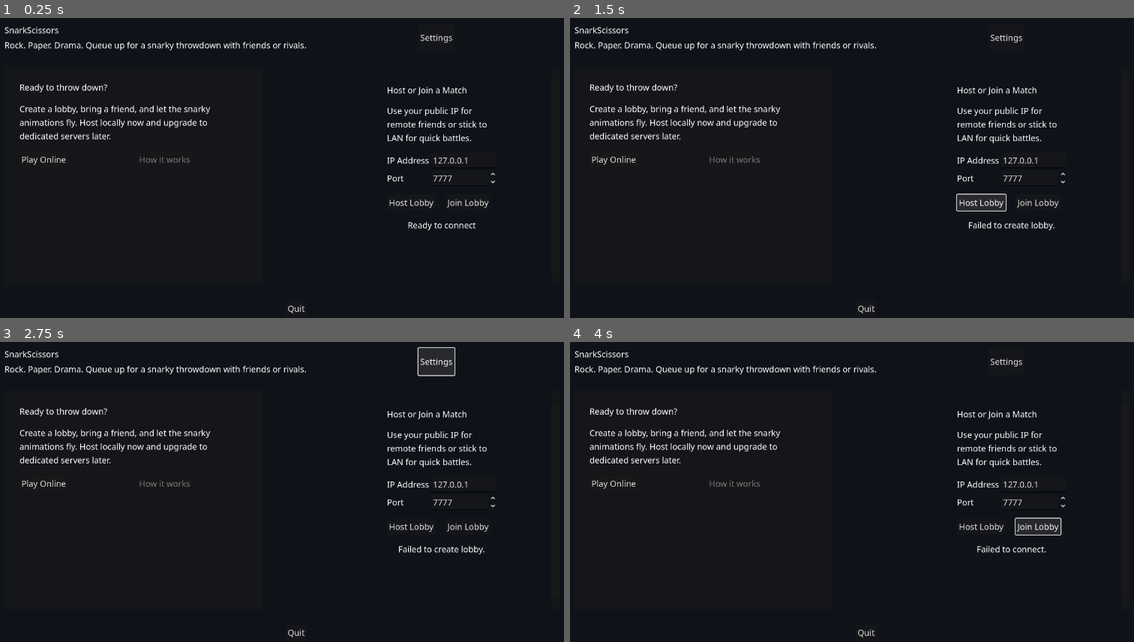
Above: before the commit, frames 1-4 (two rows, left to right).
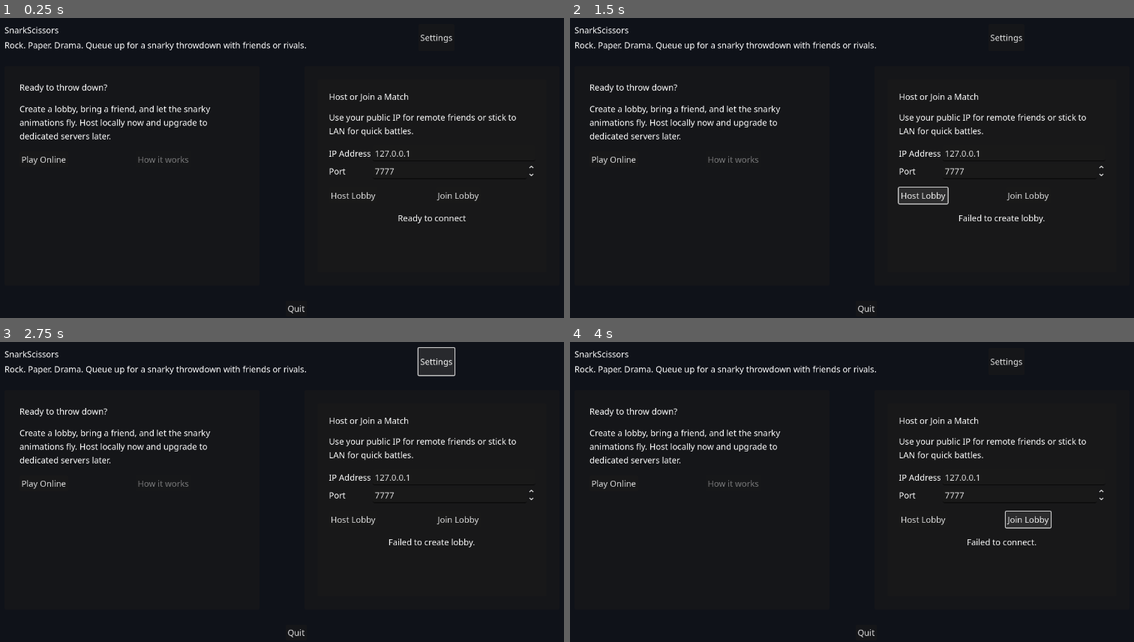
Above: after the commit, the same moments.

Repository: LordLobotom/SnarkScissors
Game: Godot game, scene res://scenes/MainMenu.tscn
Two runs of this game, one before a commit and one after it. Both use one fixed random seed, a clock stepped at 60 frames per second and the inputs below.
Inputs:
- Up to frame 1 (0.25 s): no input
- Up to frame 2 (1.5 s): tap Enter at 0.5 s; click "Host Lobby" at 1.25 s
- Up to frame 3 (2.75 s): click "Settings" at 2 s
- Up to frame 4 (4 s): click "Play Online" at 2.75 s; click "Join Lobby" at 3.5 s

The runs differ from the first frame. In frame 1, 2.3% of the frame differs, in the area x 24-95%, y 23-71%; in frame 2, 3.0%; in frame 3, 2.4%; in frame 4, 2.7%.

Commit message:
Fix signal shadowing and UI layout issues
- Rename 'ready' parameters to 'is_ready' to avoid shadowing Node's built-in signal
- Fix MainMenu UI layout: remove hard-coded negative offsets causing overflow
- Set proper minimum size (450px) for InteractionPanel
- Adjust HeroSpacer to fixed width for better layout balance
- UI now properly fits 1280x720 window without content overflow

🤖 Generated with [Claude Code](https://claude.com/claude-code)

Co-Authored-By: Claude <noreply@anthropic.com>

Diff:
--- a/scenes/MainMenu.tscn
+++ b/scenes/MainMenu.tscn
@@ -132,14 +132,15 @@
 text = "How it works"
 
 [node name="HeroSpacer" type="Control" parent="MainMargin/MainVBox/Content"]
-layout_mode = 2
-size_flags_horizontal = 3
+custom_minimum_size = Vector2(32, 0)
+layout_mode = 2
+size_flags_horizontal = 0
 size_flags_vertical = 3
 
 [node name="InteractionPanel" type="Panel" parent="MainMargin/MainVBox/Content"]
-custom_minimum_size = Vector2(18, 0)
-layout_mode = 2
-size_flags_horizontal = 4
+custom_minimum_size = Vector2(450, 0)
+layout_mode = 2
+size_flags_horizontal = 3
 size_flags_vertical = 3
 
 [node name="InteractionMargin" type="MarginContainer" parent="MainMargin/MainVBox/Content/InteractionPanel"]
@@ -147,10 +148,6 @@
 anchors_preset = 15
 anchor_right = 1.0
 anchor_bottom = 1.0
-offset_left = -28.0
-offset_top = 2.0
-offset_right = 28.0
-offset_bottom = 2.0
 grow_horizontal = 2
 grow_vertical = 2
 theme_override_constants/margin_left = 28
@@ -173,10 +170,6 @@
 anchors_preset = 15
 anchor_right = 1.0
 anchor_bottom = 1.0
-offset_left = -374.0
-offset_top = -16.0
-offset_right = -110.0
-offset_bottom = -16.0
 grow_horizontal = 2
 grow_vertical = 2
 theme_override_constants/margin_left = 24
--- a/scripts/MainMenu.gd
+++ b/scripts/MainMenu.gd
@@ -102,15 +102,15 @@
 	for player in NetworkManager.get_connected_players():
 		add_player_to_list(player.id, player.name, player.ready)
 
-func add_player_to_list(player_id: int, player_name: String, ready: bool):
+func add_player_to_list(player_id: int, player_name: String, is_ready: bool):
 	var player_item: Control = PLAYER_ITEM_SCENE.instantiate()
 	players_list.add_child(player_item)
-	player_item.setup(player_id, player_name, ready)
+	player_item.setup(player_id, player_name, is_ready)
 	player_items[player_id] = player_item
 
-func update_player_ready_status(player_id: int, ready: bool):
+func update_player_ready_status(player_id: int, is_ready: bool):
 	if player_id in player_items and is_instance_valid(player_items[player_id]):
-		player_items[player_id].update_status(ready)
+		player_items[player_id].update_status(is_ready)
 
 	if NetworkManager.is_host:
 		var can_start = NetworkManager.is_all_players_ready() and NetworkManager.get_player_count() >= 2
--- a/scripts/NetworkManager.gd
+++ b/scripts/NetworkManager.gd
@@ -136,14 +136,14 @@
 		game_scene_ref.receive_player_choice(player_id, choice)
 
 @rpc("any_peer", "call_local", "reliable")
-func sync_player_ready(player_id: int, ready: bool):
+func sync_player_ready(player_id: int, is_ready: bool):
 	"""Synchronizuje ready stav hráče"""
-	print("Aktualizace ready stavu hráče ", player_id, ": ", ready)
+	print("Aktualizace ready stavu hráče ", player_id, ": ", is_ready)
 	if player_id in connected_peers:
-		connected_peers[player_id]["ready"] = ready
+		connected_peers[player_id]["ready"] = is_ready
 
 	if main_menu_ref:
-		main_menu_ref.update_player_ready_status(player_id, ready)
+		main_menu_ref.update_player_ready_status(player_id, is_ready)
 
 @rpc("authority", "call_local", "reliable")
 func start_game():
@@ -207,10 +207,10 @@
 	print("Posílám volbu: ", choice)
 	sync_player_choice.rpc(local_player_id, choice)
 
-func set_player_ready(ready: bool):
+func set_player_ready(is_ready: bool):
 	"""Nastaví ready stav lokálního hráče"""
-	print("Nastavuji ready stav: ", ready)
-	sync_player_ready.rpc(local_player_id, ready)
+	print("Nastavuji ready stav: ", is_ready)
+	sync_player_ready.rpc(local_player_id, is_ready)
 
 # NOVÉ FUNKCE PRO SYNCHRONIZACI
 func start_round_for_all():
--- a/scripts/PlayerListItem.gd
+++ b/scripts/PlayerListItem.gd
@@ -8,19 +8,19 @@
 
 var player_id: int = -1
 
-func setup(id: int, player_name: String, ready: bool):
+func setup(id: int, player_name: String, is_ready: bool):
 	player_id = id
 	name_label.text = player_name
-	meta_label.text = "Connected" if ready else "Waiting for ready"
+	meta_label.text = "Connected" if is_ready else "Waiting for ready"
 	avatar_rect.color = _color_for_player(id)
-	update_status(ready)
+	update_status(is_ready)
 
-func update_status(ready: bool):
-	var text = "Ready" if ready else "Not ready"
+func update_status(is_ready: bool):
+	var text = "Ready" if is_ready else "Not ready"
 	status_badge.text = text
-	var badge_color = Color(0.43, 0.85, 0.53) if ready else Color(0.89, 0.46, 0.42)
+	var badge_color = Color(0.43, 0.85, 0.53) if is_ready else Color(0.89, 0.46, 0.42)
 	status_badge.add_theme_color_override("font_color", badge_color)
-	meta_label.text = "Ready to launch" if ready else "Needs to lock in"
+	meta_label.text = "Ready to launch" if is_ready else "Needs to lock in"
 
 func _color_for_player(id: int) -> Color:
 	var palette = [
